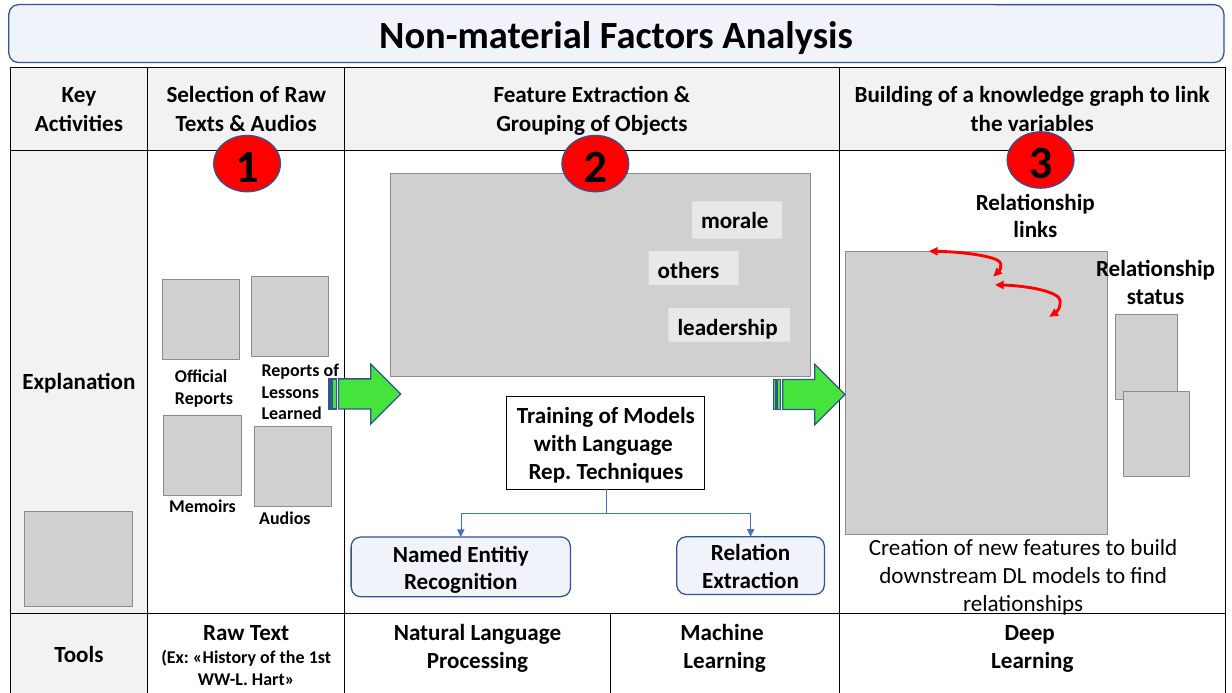
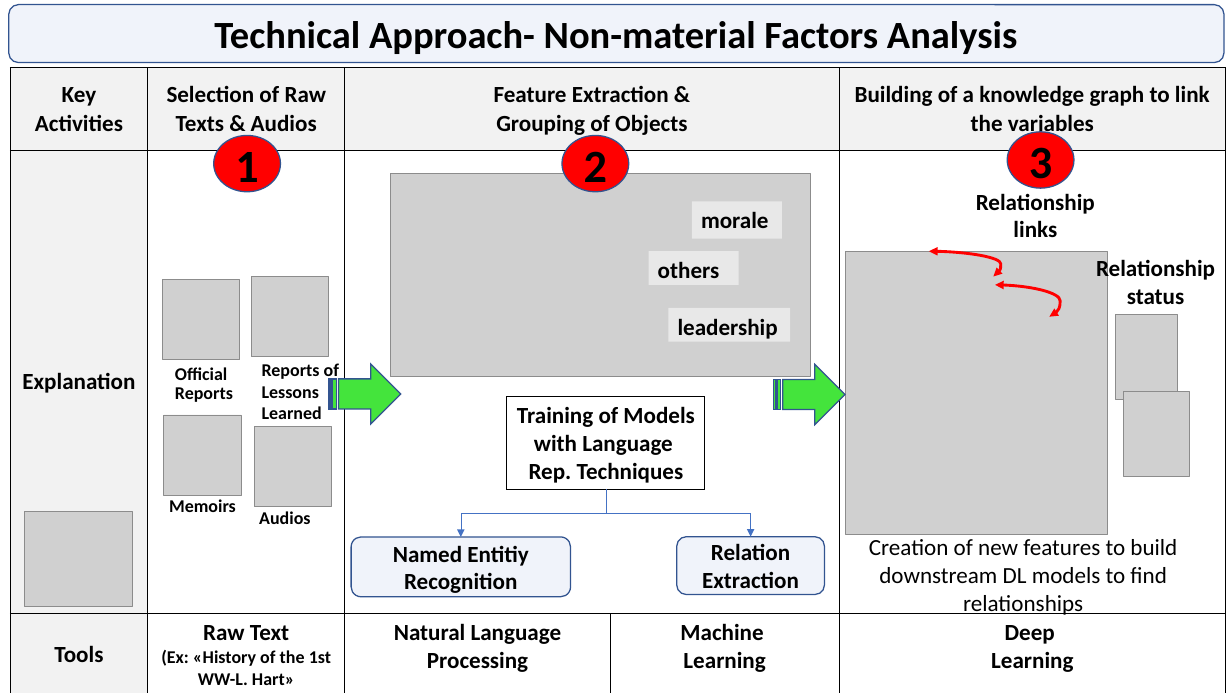
Before and after one commit to GurkanGitHub/PhD, a slide deck: slide 23 of PhD Discussion.pptx (slide 21 before the commit). Drawn at 1232x693 pixels with LibreOffice and Linux fonts; fonts in the diff are those of the drawing; grey boxes stand for pictures. Boxes give left, top, right and bottom in pixels: in the first picture for what was removed or moved away, otherwise in the second. Text is boxed around its words. In the diff, an @@ line names an element or a change of style, - is before the commit and + after.

```diff
--- a/PhD Discussion.pptx
+++ b/PhD Discussion.pptx
@@ text in rounded rectangle at (x1=214, y1=21, x2=1017, y2=54): text changed @@
-Non-material Factors Analysis
+Technical Approach- Non-material Factors Analysis
@@ text "Official" at (x1=175, y1=367, x2=233, y2=402): line spacing 1 to 0.9 @@
```
Also in this commit, not shown: 3 other slides changed, 8 slides added, 4 slides removed, 8 other files.
